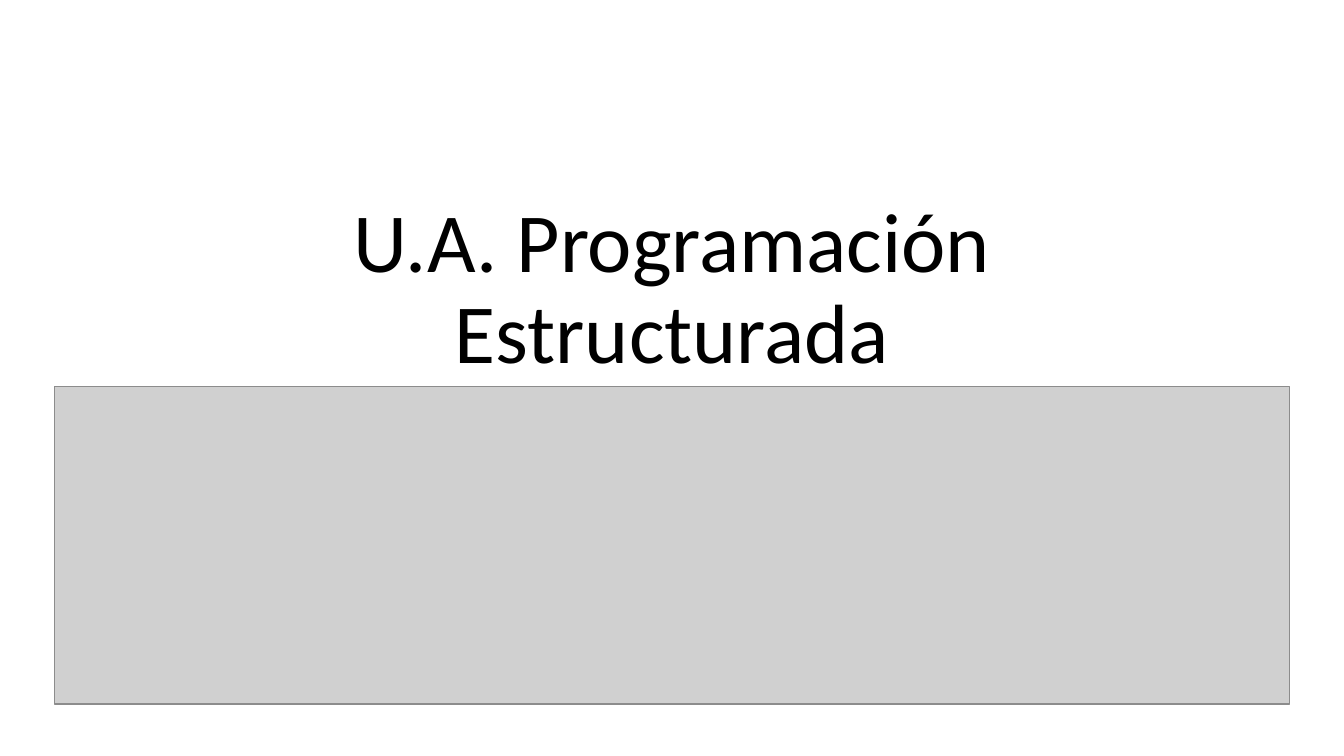
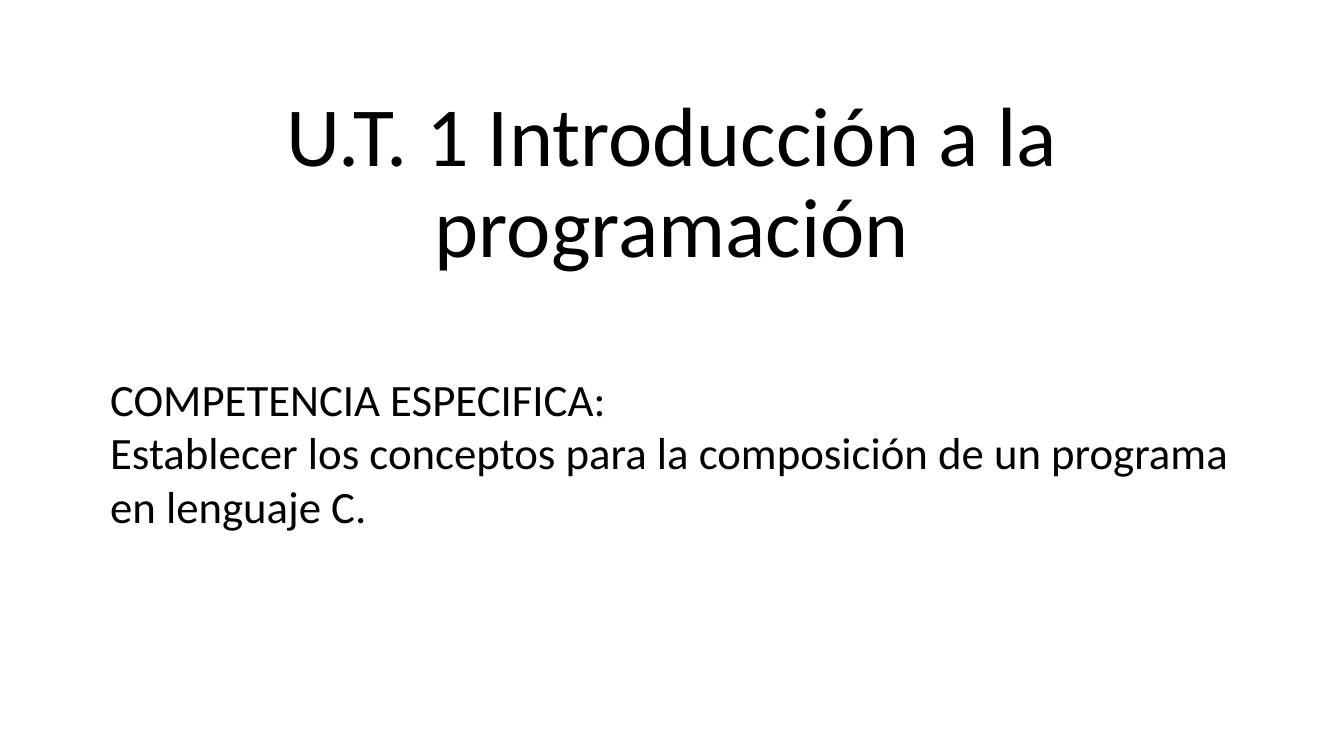
Before and after one commit to programacionestructurada/2021-2, a slide deck: slide 1 of U1_Introduccion_a_la_programacion/U1.pptx. Drawn at 1344x756 pixels with LibreOffice and Linux fonts; fonts in the diff are those of the drawing; grey boxes stand for pictures. Boxes give left, top, right and bottom in pixels: in the first picture for what was removed or moved away, otherwise in the second. Text is boxed around its words. In the diff, an @@ line names an element or a change of style, - is before the commit and + after.

```diff
--- a/U1_Introduccion_a_la_programacion/U1.pptx
+++ b/U1_Introduccion_a_la_programacion/U1.pptx
@@ title at <box>286,107,1057,272</box>: text changed @@
-U.A. Programación Estructurada
+U.T. 1 Introducción a la programación
@@ picture removed at <box>54,387,1291,705</box> @@
@@ text added at <box>110,387,1228,531</box>, 32 pt, text #000000 @@
+COMPETENCIA ESPECIFICA:
+Establecer los conceptos para la composición de un programa en lenguaje C.
```
Also in this commit, not shown: 9 slides added, 1 slide removed, 1 other file.
